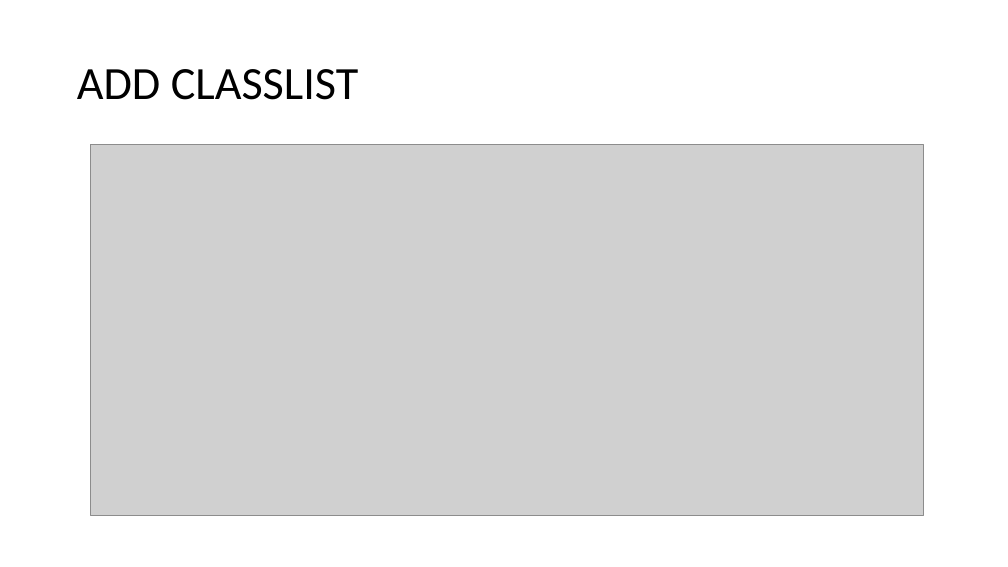
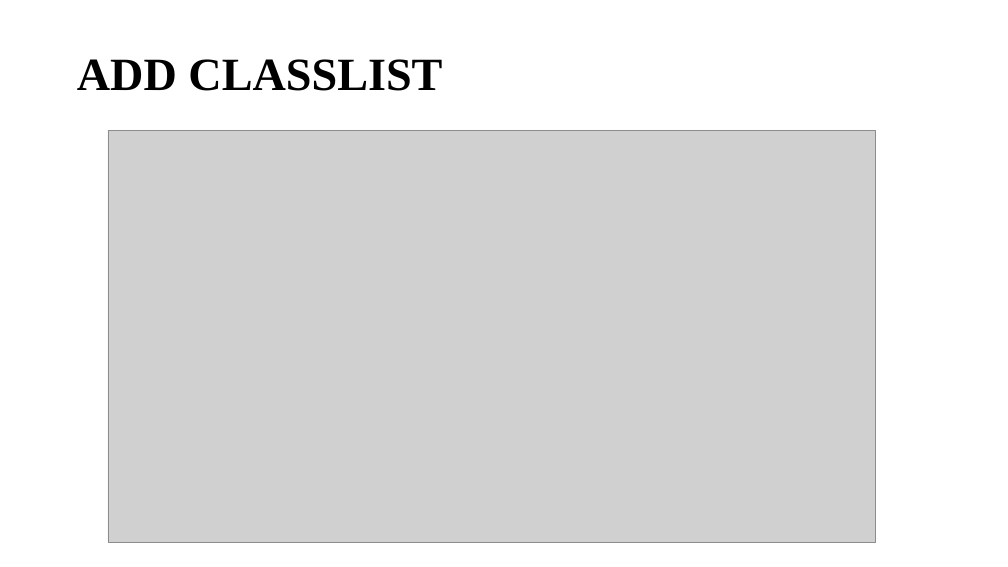
Before and after one commit to MSPVLPolytechnicCollege/Academic-Planner, a slide deck: slide 25 of review I.pptx. Drawn at 1008x567 pixels with LibreOffice and Linux fonts; fonts in the diff are those of the drawing; grey boxes stand for pictures. Boxes give left, top, right and bottom in pixels: in the first picture for what was removed or moved away, otherwise in the second. Text is boxed around its words. In the diff, an @@ line names an element or a change of style, - is before the commit and + after.

```diff
--- a/review I.pptx
+++ b/review I.pptx
@@ title "ADD CLASSLIST" at [77, 59, 442, 91]: font Calibri to Times New Roman, bold on @@
@@ picture: place and size @@
-picture at [90, 144, 923, 515]
+picture at [108, 130, 876, 542]
```
Also in this commit, not shown: 3 other slides changed, 8 slides added, 7 slides removed.
